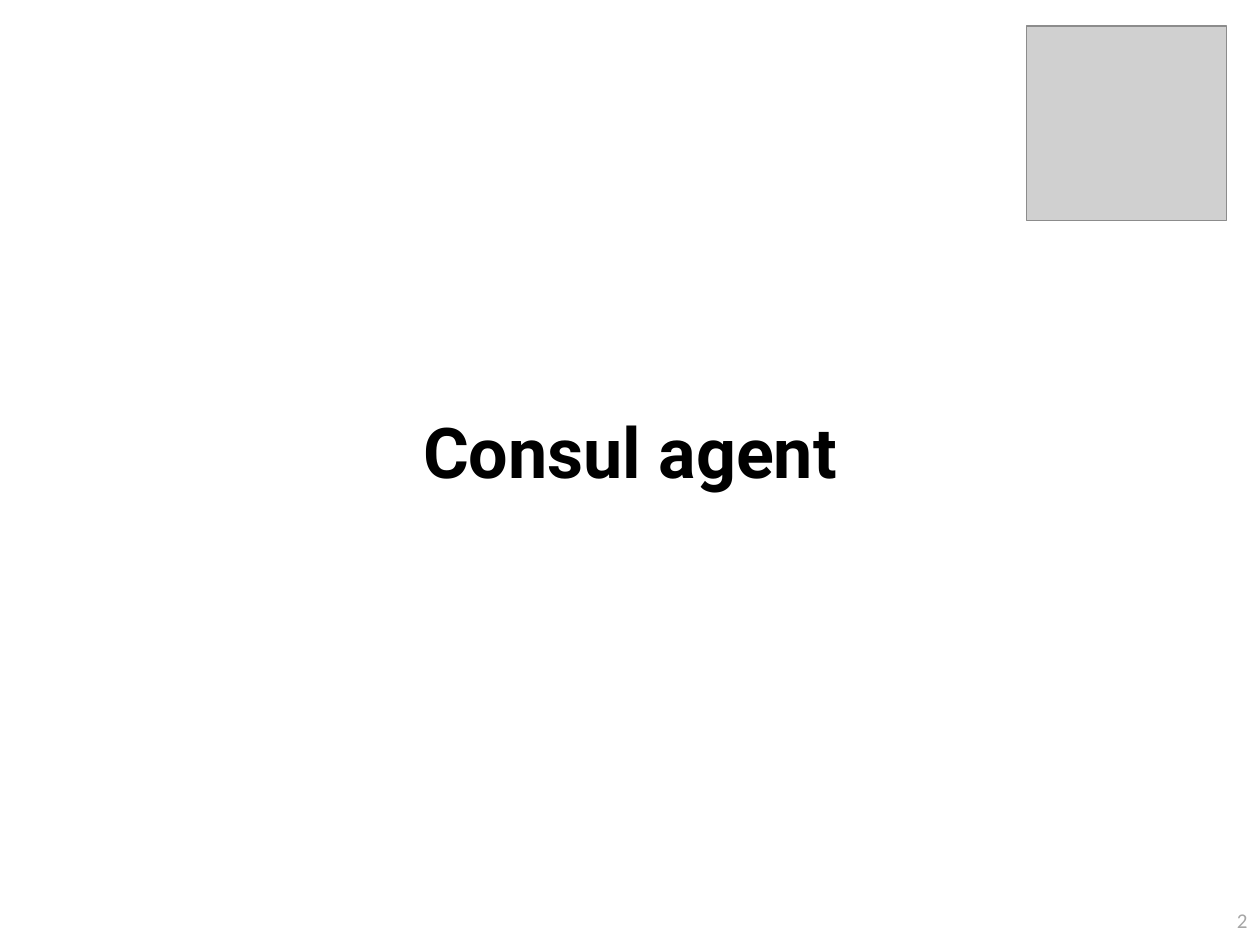
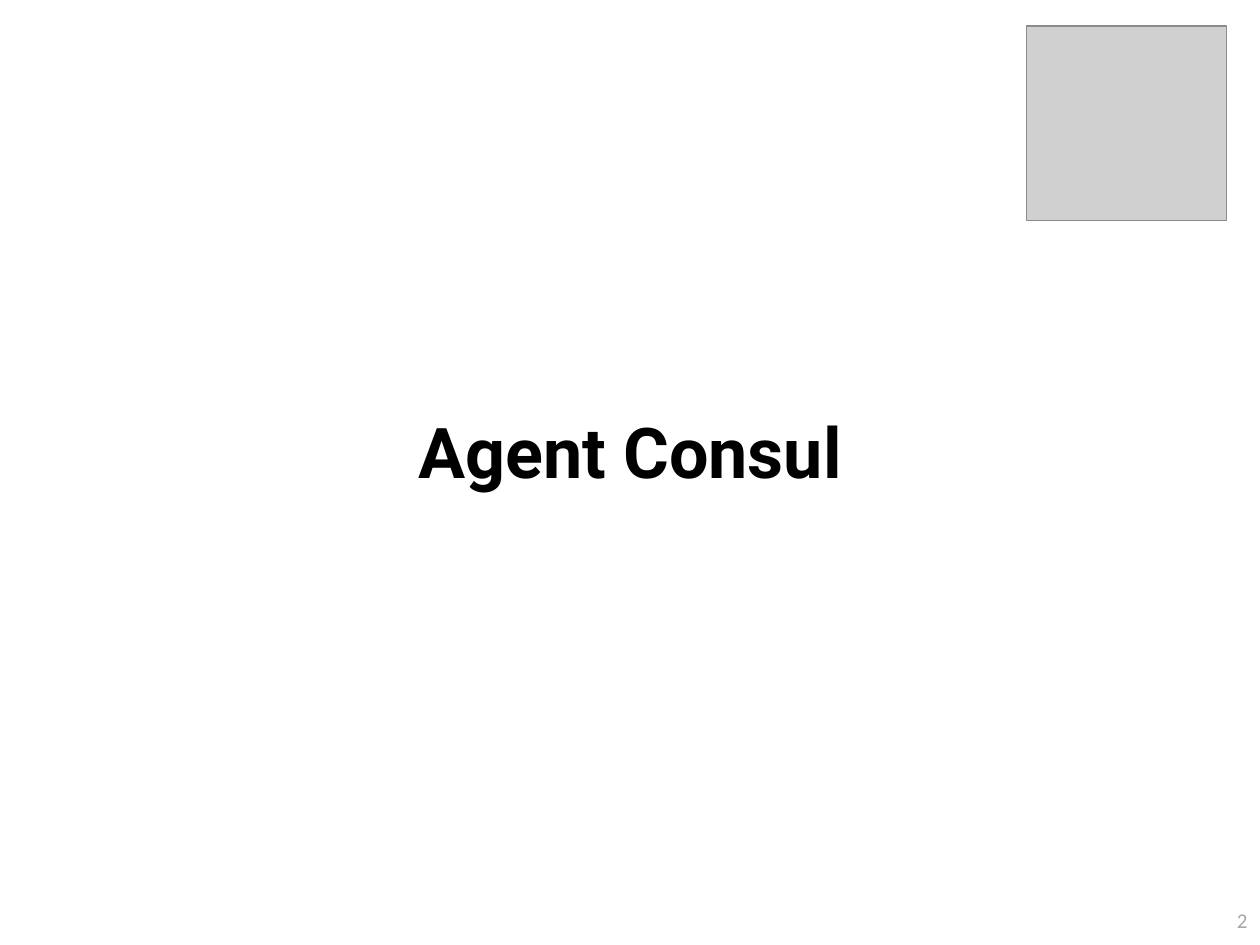
Before and after one commit to so-technology-watch/consul-poc, a slide deck: slide 2 of doc/setup/Cluster-Consul-v1.0.pptx. Drawn at 1260x945 pixels with LibreOffice and Linux fonts; fonts in the diff are those of the drawing; grey boxes stand for pictures. Boxes give left, top, right and bottom in pixels: in the first picture for what was removed or moved away, otherwise in the second. Text is boxed around its words. In the diff, an @@ line names an element or a change of style, - is before the commit and + after.

```diff
--- a/doc/setup/Cluster-Consul-v1.0.pptx
+++ b/doc/setup/Cluster-Consul-v1.0.pptx
@@ text at box(418, 425, 841, 493): text changed @@
-Consul agent
+Agent Consul
```
Also in this commit, not shown: 4 other slides changed, 1 slide added.
